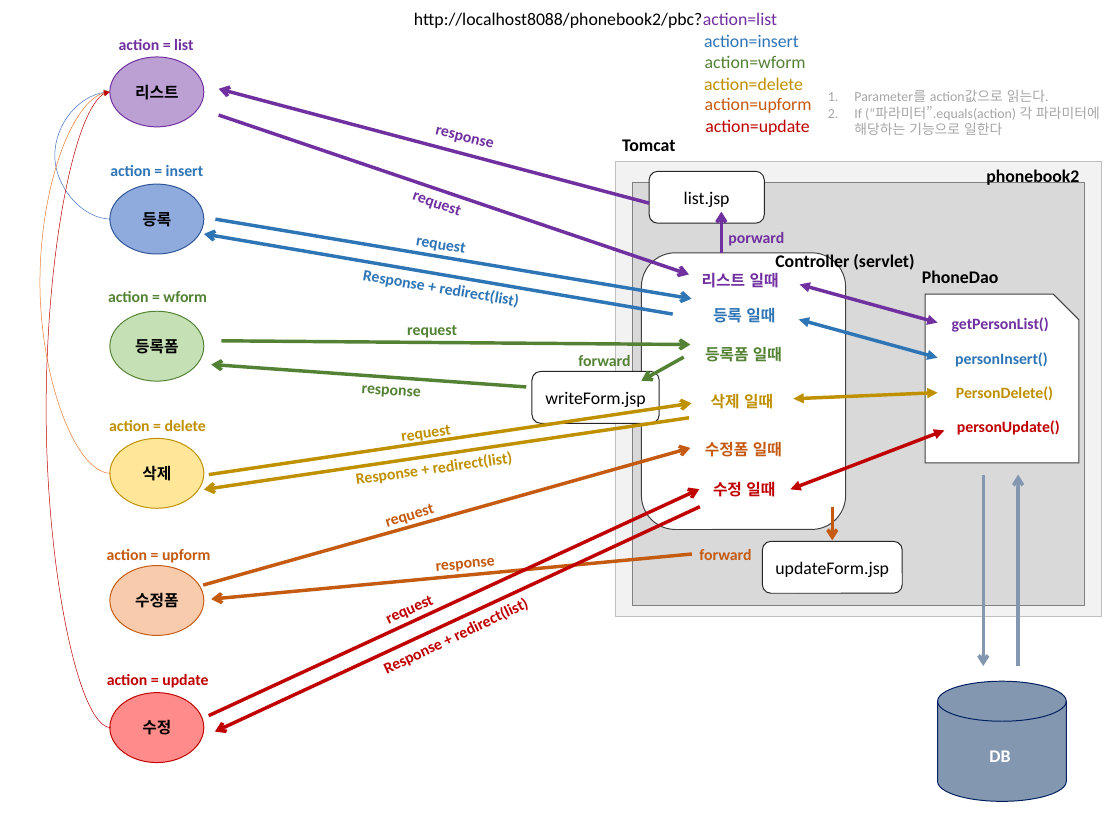
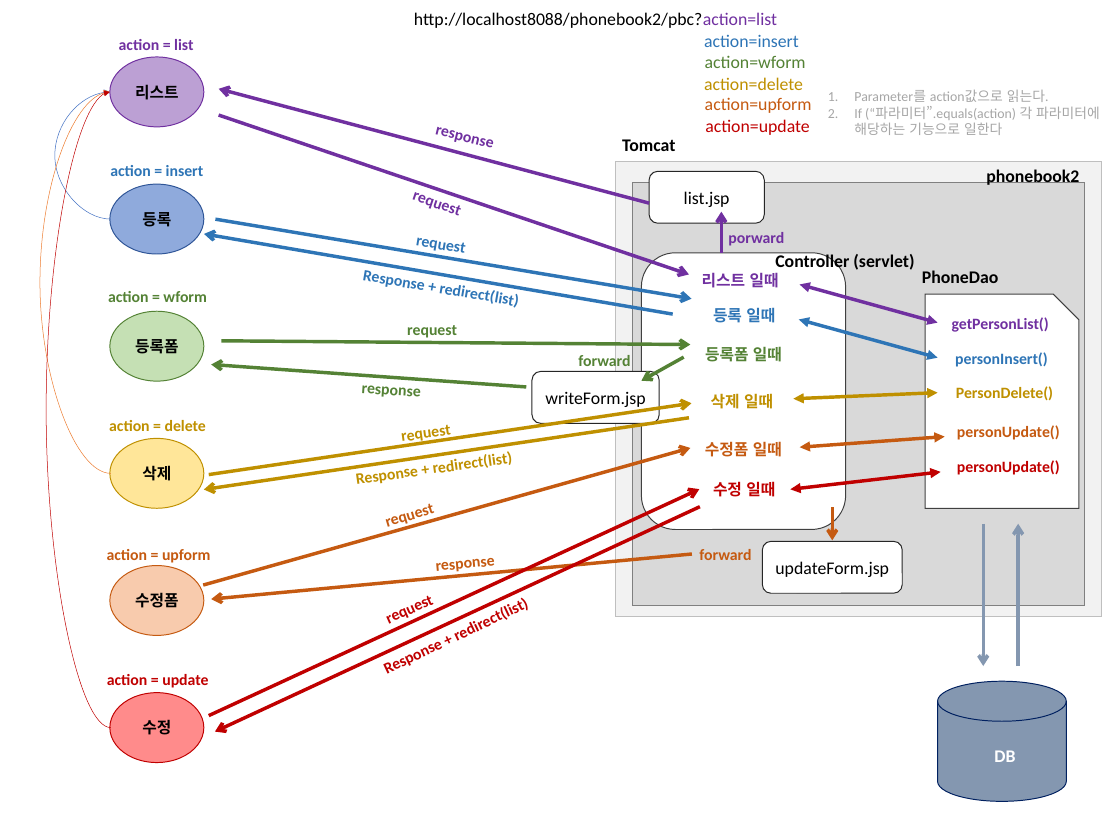
Before and after one commit to werg147/phonebook2, a slide deck: slide 1 of phonebook2_설계도.pptx. Drawn at 1120x840 pixels with LibreOffice and Linux fonts; fonts in the diff are those of the drawing. Boxes give left, top, right and bottom in pixels: in the first picture for what was removed or moved away, otherwise in the second. Text is boxed around its words. In the diff, an @@ line names an element or a change of style, - is before the commit and + after.

```diff
--- a/phonebook2_설계도.pptx
+++ b/phonebook2_설계도.pptx
@@ snip rect: place and size @@
-snip rect at [925,294,1079,463]
+snip rect at [925,294,1079,508]
@@ double arrow added from (799, 447) to (944, 437), #C55A11 3.5 pt @@
@@ text added at [957,425,1060,440], 16 pt, text #C55A11, bold @@
+personUpdate()
@@ double arrow moved from (790, 489) - (944, 430) to (790, 489) - (941, 472) @@
@@ text "personUpdate()": place and size @@
-text "personUpdate()" at [957,420,1060,435]
+text "personUpdate()" at [957,460,1060,475]
@@ arrow moved from (983, 474) - (983, 666) to (983, 523) - (983, 666) @@
@@ arrow moved from (1018, 666) - (1018, 474) to (1018, 666) - (1018, 523) @@
@@ text "DB": place and size @@
-text "DB" at [989,750,1010,762]
+text "DB" at [994,750,1015,762]
```
Also in this commit, not shown: 6 slides added.
